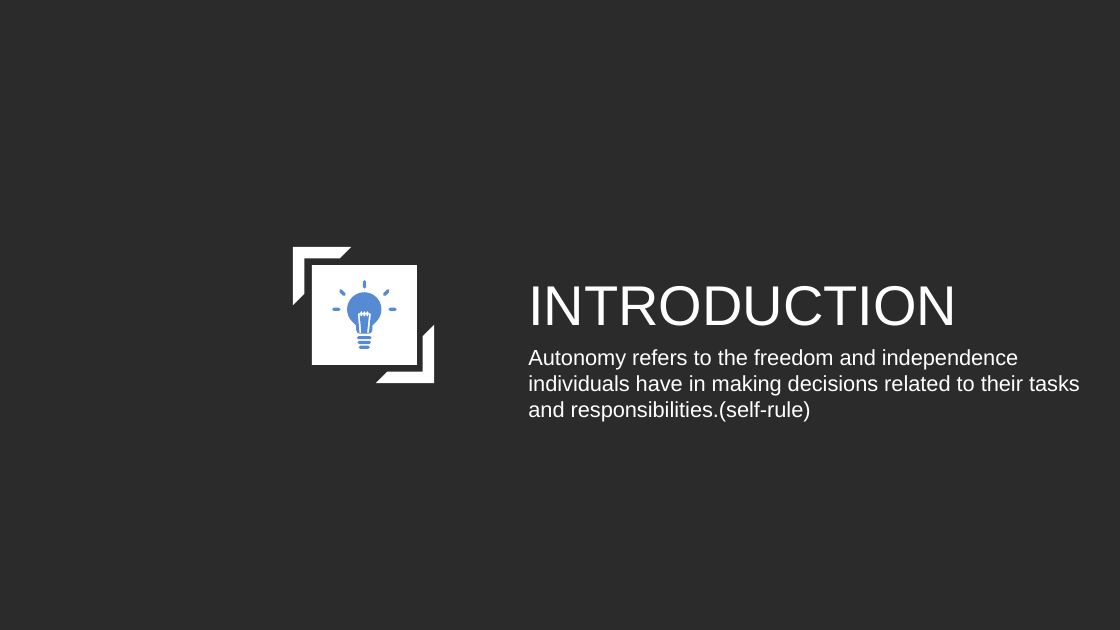
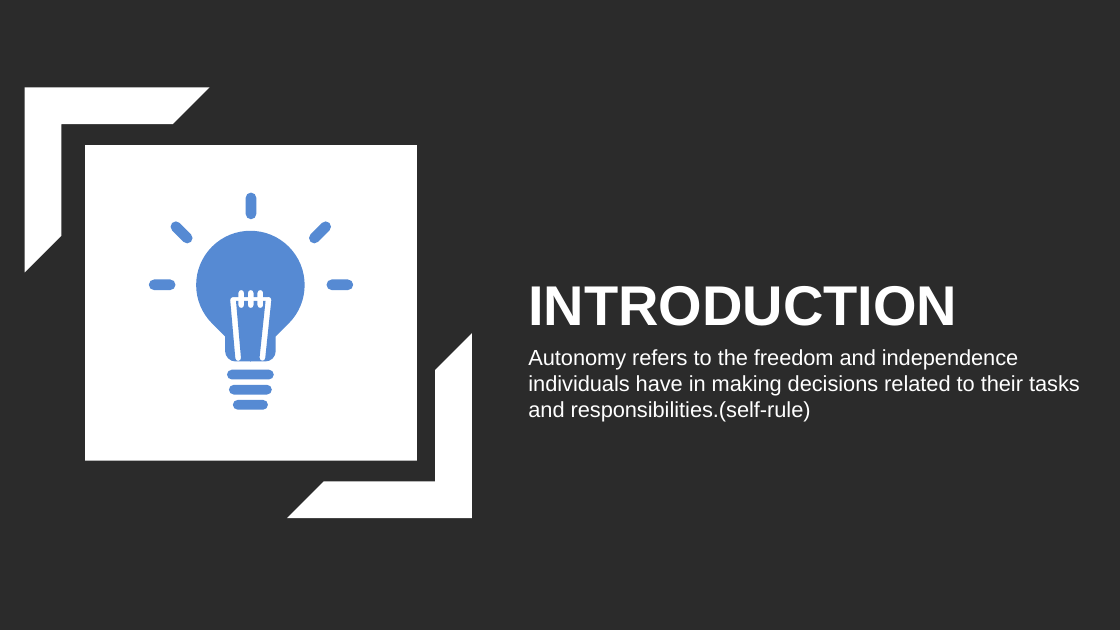
Before and after one commit to tringuyen2711/JTYB, a slide deck: slide 3 of Challenge 0/Autonomy.pptx. Drawn at 1120x630 pixels with LibreOffice and Linux fonts; fonts in the diff are those of the drawing; background and template pictures are left out; a plain dark background stands for a picture behind light text. Boxes give left, top, right and bottom in pixels: in the first picture for what was removed or moved away, otherwise in the second. Text is boxed around its words. In the diff, an @@ line names an element or a change of style, - is before the commit and + after.

```diff
--- a/Challenge 0/Autonomy.pptx
+++ b/Challenge 0/Autonomy.pptx
@@ half frame: place and size @@
-half frame at (293,247,352,306)
+half frame at (24,87,209,272)
@@ rectangle: place and size @@
-rectangle at (312,266,417,365)
+rectangle at (85,145,417,461)
@@ freeform shape: place and size @@
-freeform shape at (332,280,397,349)
+freeform shape at (149,193,353,410)
@@ text "INTRODUCTION" at (528,286,957,326): bold on @@
@@ half frame: place and size @@
-half frame at (376,324,434,383)
+half frame at (287,334,472,518)
```
Also in this commit, not shown: 8 other slides changed.
